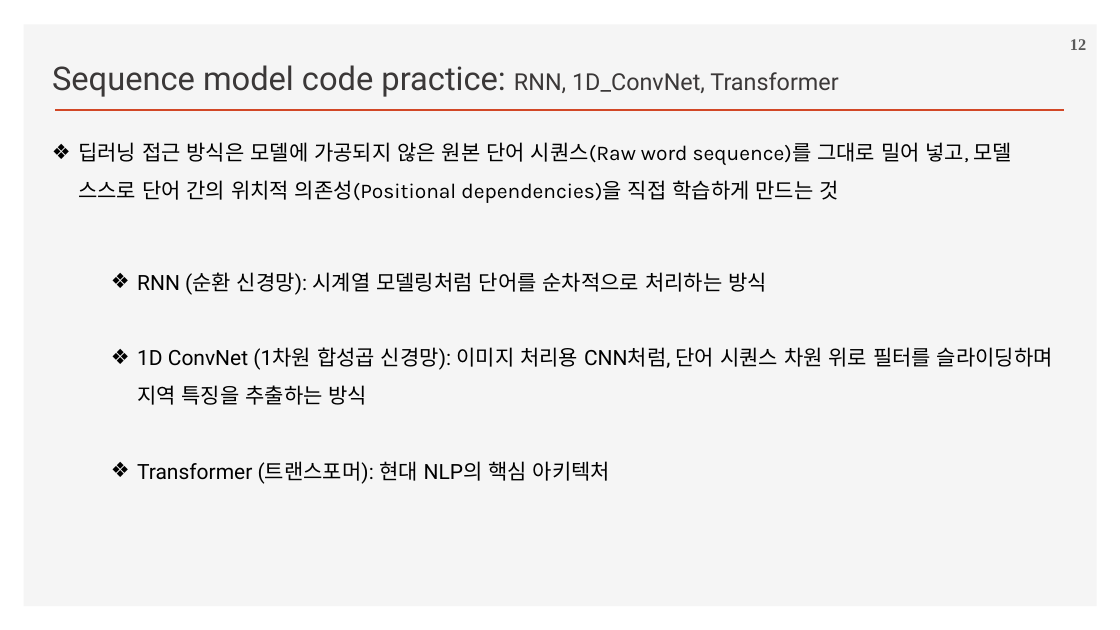
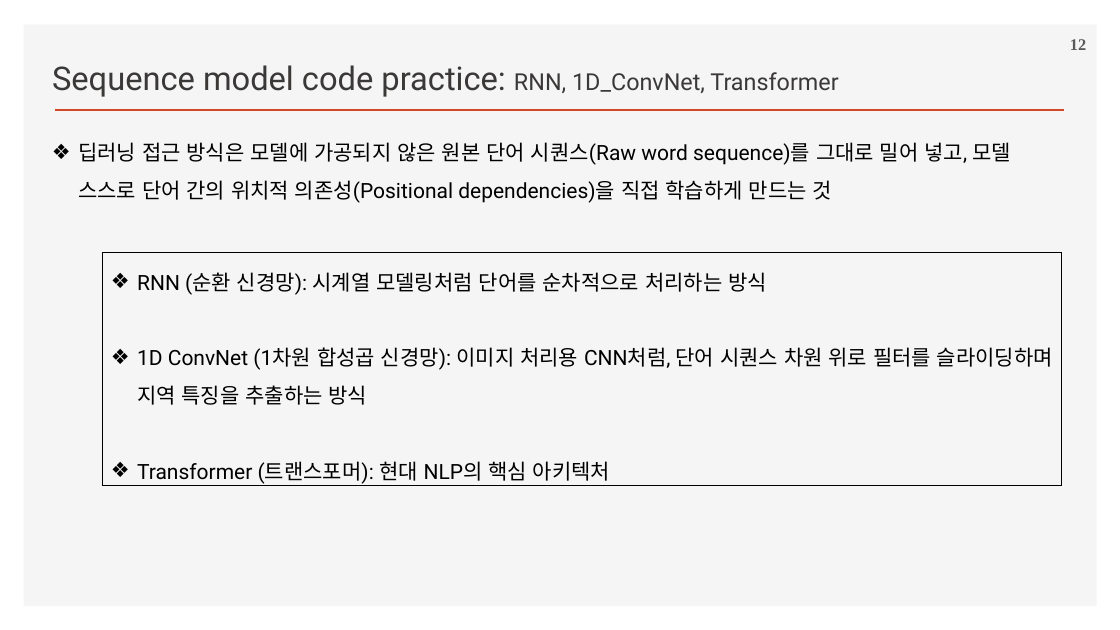
Before and after one commit to ancestor9/2026_Fall_Deep-Learning-with-Python, a slide deck: slide 12 of Chapter 14 Text classification.pptx. Drawn at 1120x630 pixels with LibreOffice and Linux fonts; fonts in the diff are those of the drawing; background and template pictures are left out. Boxes give left, top, right and bottom in pixels: in the first picture for what was removed or moved away, otherwise in the second. Text is boxed around its words. In the diff, an @@ line names an element or a change of style, - is before the commit and + after.

```diff
--- a/Chapter 14 Text classification.pptx
+++ b/Chapter 14 Text classification.pptx
@@ text "딥러닝 접근 방식은 모델에 가공되지 ..." at (78, 142, 1011, 203): font Karla to Roboto @@
@@ rectangle "RNN (순환 신경망): 시계열 모델링처럼 ...": place and size @@
-rectangle "RNN (순환 신경망): 시계열 모델링처럼 ..." at (137, 272, 1053, 484)
+rectangle "RNN (순환 신경망): 시계열 모델링처럼 ..." at (103, 252, 1061, 486)
@@ rectangle "RNN (순환 신경망): 시계열 모델링처럼 ..." at (103, 252, 1061, 486): outline none to #000000 0.75 pt @@
```
Also in this commit, not shown: 5 other slides changed, 1 slide added, 4 slides removed.
